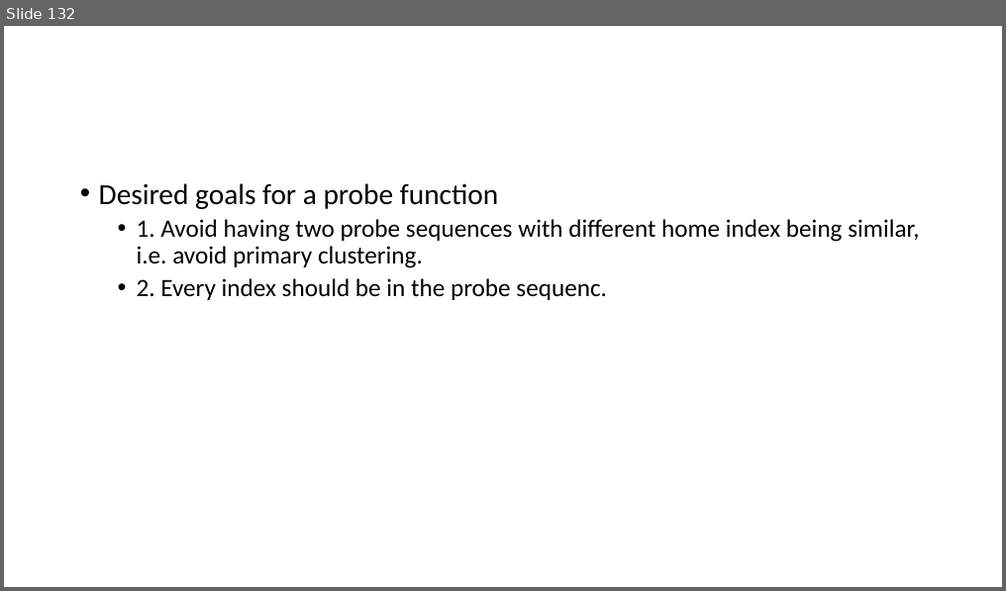
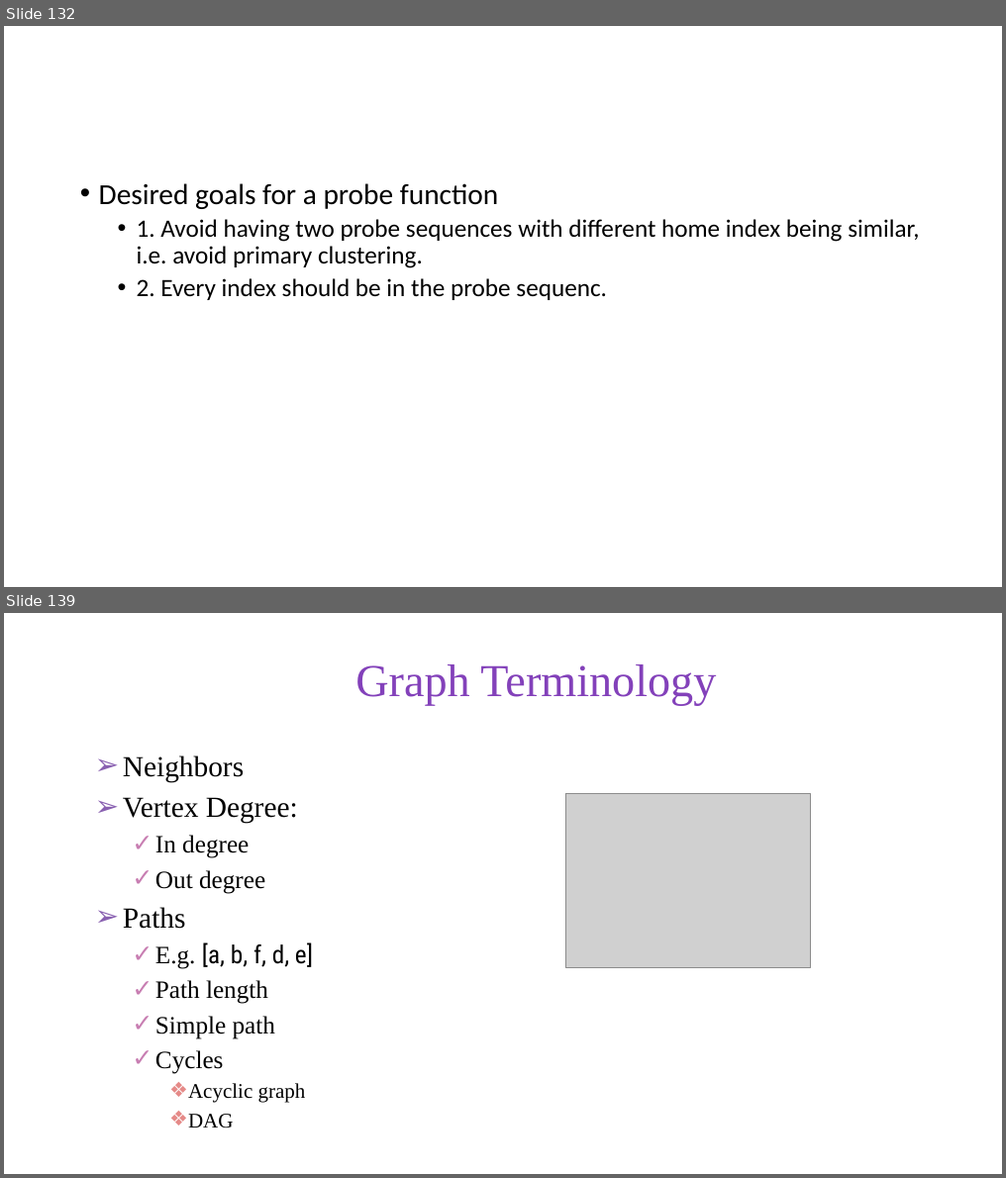
Before and after one commit to skalakm/232, a slide deck: notes.pptx. Shown one above the other, each under a label of ours: slide 132 before the commit, slides 132 and 139 after it; the slides between them are not shown. The pictures are 1006x591 and 1006x1178 pixels, drawn with LibreOffice and Linux fonts; fonts in the diff are those of the drawing; grey boxes stand for pictures; background and template pictures are left out. Boxes give left, top, right and bottom in pixels: in the first picture for what was removed or moved away, otherwise in the second. Text is boxed around its words. In the diff, an @@ line names an element or a change of style, - is before the commit and + after.

Commit message:
added graph stuff

```diff
--- a/notes.pptx
+++ b/notes.pptx
@@ slide 139 added at (x1=4, y1=613, x2=1002, y2=1174), background #FFFFFF @@
@@ title added at (x1=355, y1=664, x2=716, y2=705), 44 pt, text #8341BA @@
+Graph Terminology
@@ text added at (x1=123, y1=756, x2=313, y2=1129), 24 pt, text #000000 @@
+➢ Neighbors
+➢ Vertex Degree:
+  ✓ In degree
+  ✓ Out degree
+➢ Paths
+  ✓ E.g. [a, b, f, d, e]
+  ✓ Path length
+  ✓ Simple path
+  ✓ Cycles
+    ❖ Acyclic graph
+    ❖ DAG
@@ picture added at (x1=565, y1=794, x2=811, y2=967) @@
```
Also in this commit, not shown: 8 other slides added.
